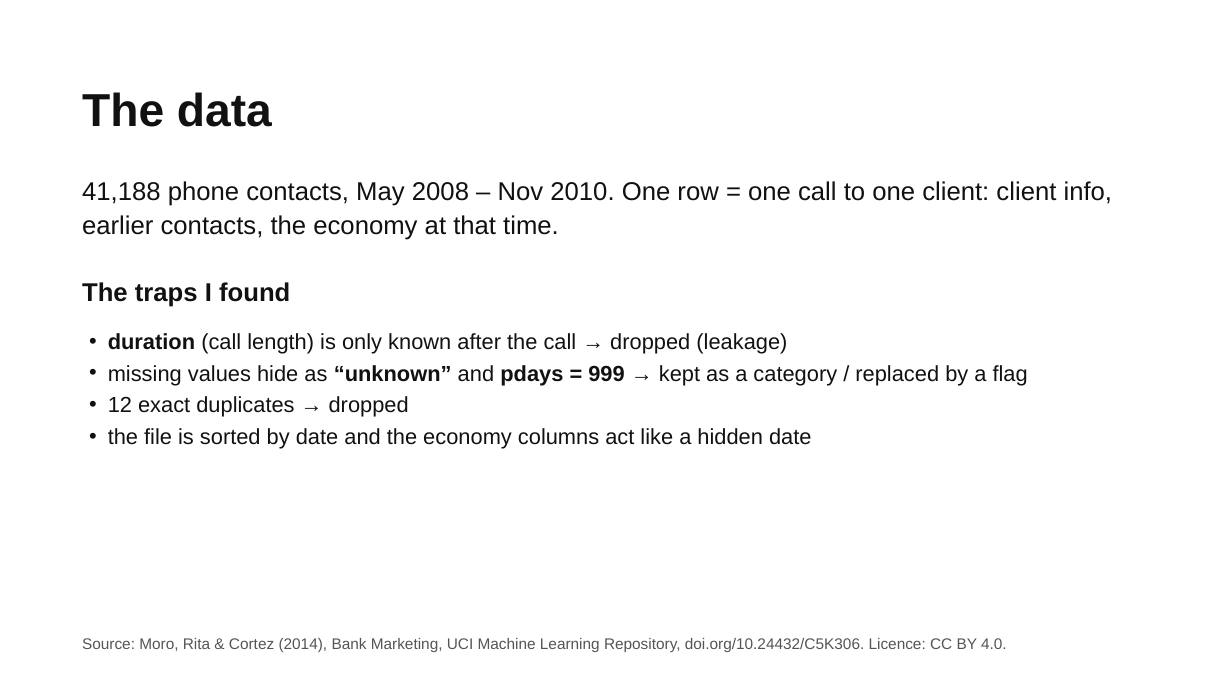
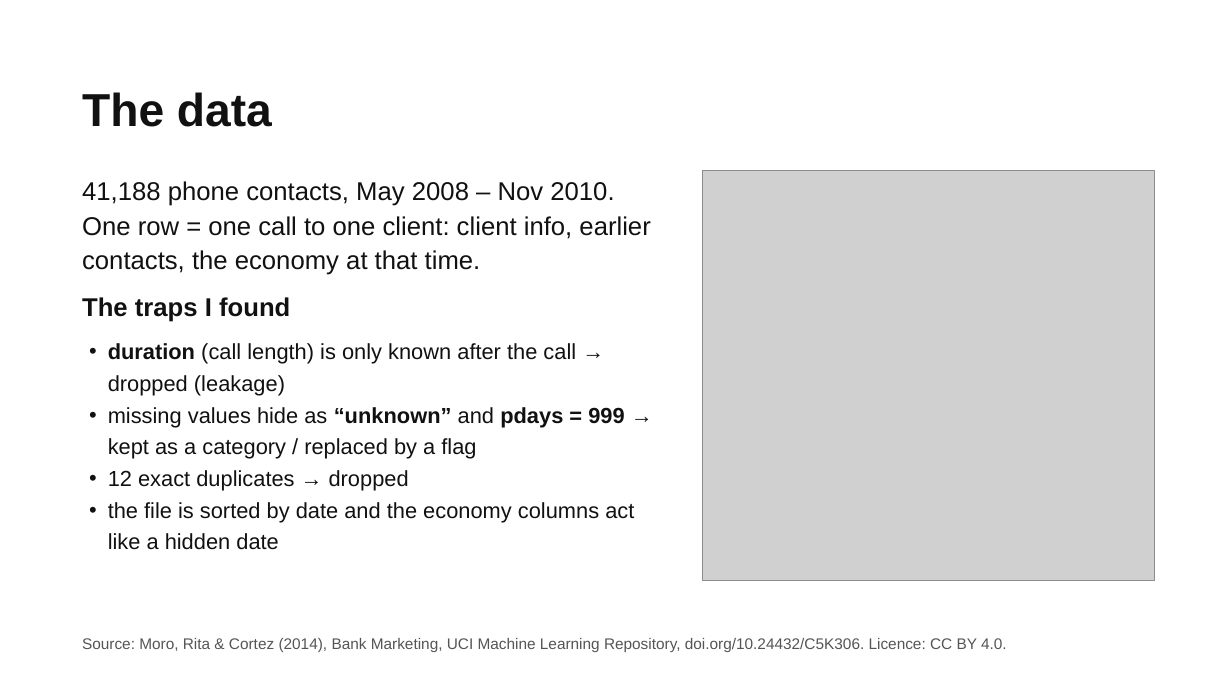
Before and after one commit to TamimWahage/project-2-ml, a slide deck: slide 3 of presentation/Bank Marketing Who Subscribes.pptx. Drawn at 1232x693 pixels with LibreOffice and Linux fonts; fonts in the diff are those of the drawing; grey boxes stand for pictures. Boxes give left, top, right and bottom in pixels: in the first picture for what was removed or moved away, otherwise in the second. Text is boxed around its words. In the diff, an @@ line names an element or a change of style, - is before the commit and + after.

```diff
--- a/presentation/Bank Marketing Who Subscribes.pptx
+++ b/presentation/Bank Marketing Who Subscribes.pptx
@@ text "41,188 phone contacts, May 2008 ..." rewrapped from (x1=82, y1=181, x2=1113, y2=240) to (x1=82, y1=181, x2=650, y2=275) @@
@@ picture added at (x1=702, y1=171, x2=1155, y2=580) @@
@@ text "The traps I found" moved from (x1=82, y1=282, x2=290, y2=307) to (x1=82, y1=297, x2=290, y2=322) @@
@@ text "duration (call length) is only ..." rewrapped from (x1=108, y1=333, x2=1028, y2=449) to (x1=108, y1=343, x2=634, y2=550) @@
```
Also in this commit, not shown: 3 other slides changed, 4 other files.
